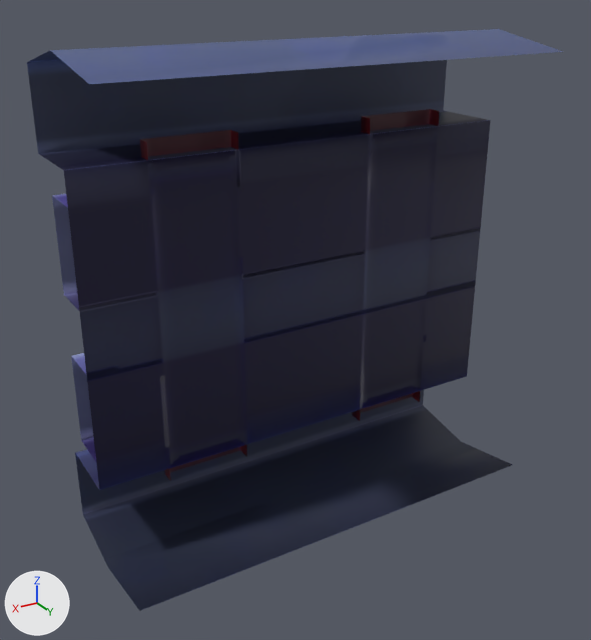
The FBX model Assets/Meshes/LP_LaserRail.fbx, before and after one commit.
The view is the same before and after, from a camera (50 mm lens) standing at (0.515, -0.739, 0.982) and looking at (0.261, -1.163, 0.771). The axes (+X, +Y, +Z) are drawn at lower left. The lights are the same throughout. The older version comes first. Where no turn or scale is listed for an object, it has been applied to the vertices.

In view in the first picture: 'LP_LaserRail'.
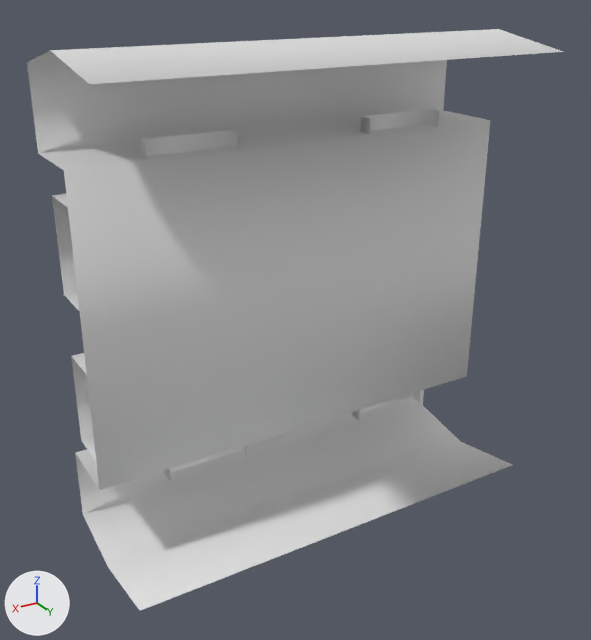
The newer file is also turned or shifted as a whole; pictures and numbers use the older file's frame.

Pixel boxes [x1, y1, x2, y2] of what changed, in the pictures (591 x 640 px):
```json
{"object": "LP_LaserRail", "change": "recoloured", "before": [27, 29, 563, 611], "after": [27, 29, 563, 611], "on screen": "blue to white"}
```

Edits to the scene script, one JSON object a line:
```json
{"block": "me_plane_035", "where": "me_plane_035.from_pydata(...)  # 94 vertices, 51 faces; spans x 0.0..0.3, y -0.1..0.008, z -0.01..0.31"}
{"op": "remove", "block": "me_plane_035", "code": "me_plane_035.materials.append(mat_material_003)"}
```
